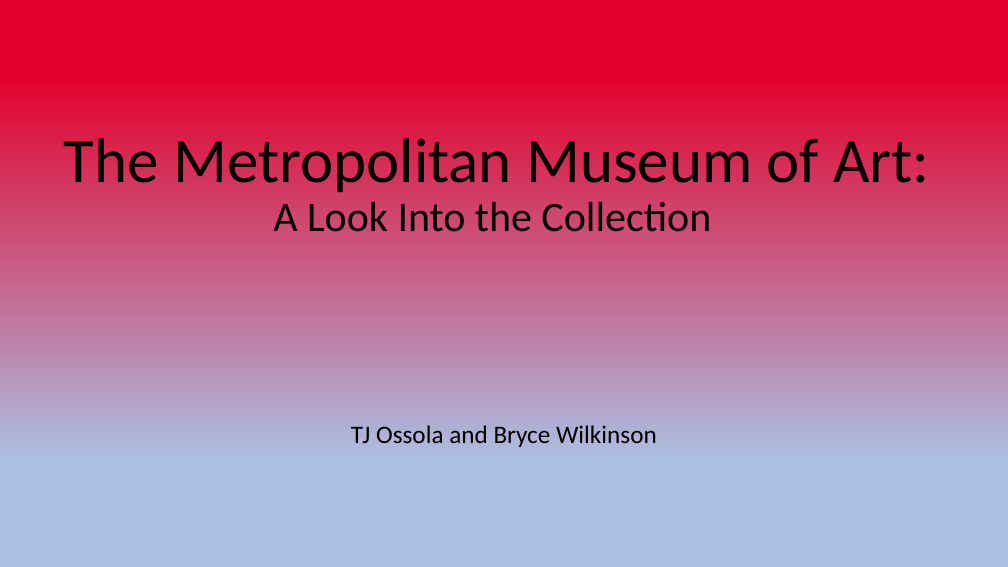
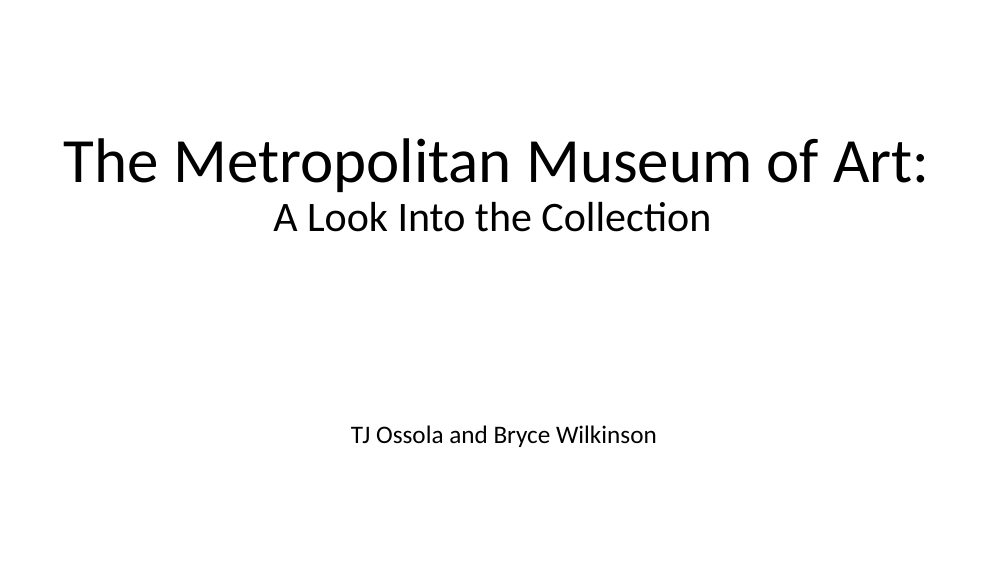
Before and after one commit to bjwlknsn/TheMetTeamProject, a slide deck: slide 1 of The Metropolitan Museum of Art.pptx. Drawn at 1008x567 pixels with LibreOffice and Linux fonts; fonts in the diff are those of the drawing; background and template pictures are left out. Boxes give left, top, right and bottom in pixels: in the first picture for what was removed or moved away, otherwise in the second. Text is boxed around its words. In the diff, an @@ line names an element or a change of style, - is before the commit and + after.

```diff
--- a/The Metropolitan Museum of Art.pptx
+++ b/The Metropolitan Museum of Art.pptx
@@ background gradient #E4002B to #ABC0E4 to picture (left out) @@
```
Also in this commit, not shown: 12 other slides changed, 26 other files.
